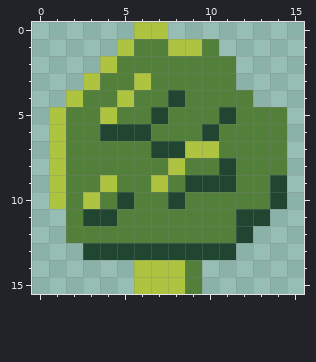
File history of a pixel-art sprite, Assets/Sprites/tile_tree.png. Above, as it was before the edit.
The file is 16x16 pixels.
The result:
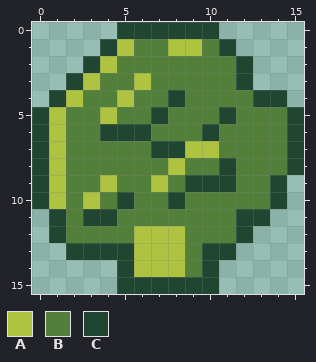
Palette (. is transparent): A #aec440  B #527f39  C #204631
Changes in this commit:
Colour B becomes colour A in row 12 at x 6 to 8.
Colour C becomes colour A in row 13 at x 6 to 8.
Colour C becomes colour B in row 13 at x 9.
The author put colour C in row 0 at x 5 and 8 to 10; in row 1 at x 4 and 11; in row 2 at x 3 and 12; in row 3 at x 2 and 12; in row 4 at x 1 and 13 to 14; in rows 5 to 8 at x 0 and 15.
The author put colour C in rows 9 to 10 at x 0; in rows 11 to 12 at x 1; in row 13 at x 2; in rows 14 to 15 at x 5 and 10.
Colour A becomes colour C in row 0 at x 6 to 7; in row 15 at x 6 to 8.
Colour B becomes colour C in row 15 at x 9.
